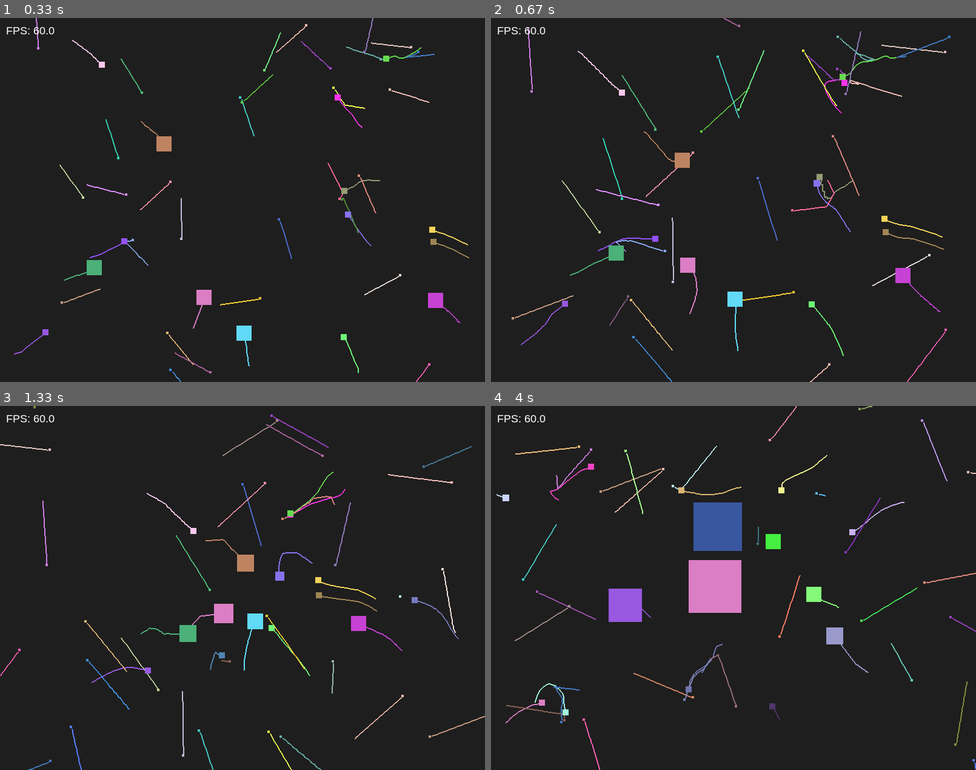
Above: before the commit, frames 1-4 (two rows, left to right).
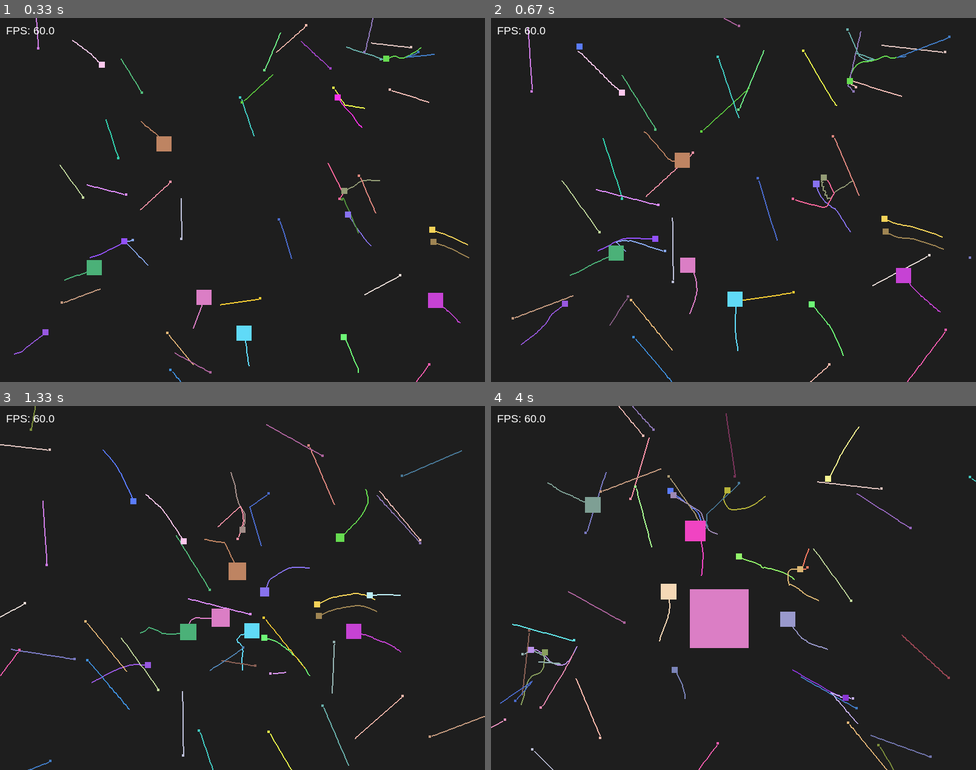
Above: after the commit, the same moments.

Repository: eliotjerusalmi/lab8-pygame
Game: pygame game, started from main.py
Two runs of this game, one before a commit and one after it. Both use one fixed random seed, a clock stepped at 60 frames per second and the inputs below.
Inputs:
- Up to frame 1 (0.33 s): no input
- Up to frame 2 (0.67 s): no input
- Up to frame 3 (1.33 s): no input
- Up to frame 4 (4 s): no input

Frame 1 is identical in both runs. In frame 2, 0.3% of the frame differs, in the area x 17-99%, y 2-82%; in frame 3, 2.8%; in frame 4, 7.9%, in the area x 0-100%, y 0-100%.

Commit message:
exam: q10 - boids: screen wrapping

Diff:
--- a/boids_exam.py
+++ b/boids_exam.py
@@ -34,7 +34,7 @@
     COHESION_STEER_STRENGTH: float = 5  # How strongly boids steer toward center of mass of neighbors (vector-based)
 
     # Wall warp or bounce
-    WALL_BEHAVIOR: str = "bounce"  # "wrap" or "bounce"
+    WALL_BEHAVIOR: str = "wrap"  # "wrap" or "bounce"
 
 
 
@@ -59,8 +59,15 @@
     # Screen wrapping: if a boid goes off one edge of the screen,
     # it should reappear on the opposite edge
     def _screen_wrap(self) -> None:
-        pass
-
+     if self.x < 0:
+        self.x = config.WIDTH
+     elif self.x > config.WIDTH:
+        self.x = 0
+
+        if self.y < 0:
+                self.y = config.HEIGHT
+        elif self.y > config.HEIGHT:
+            self.y = 0
     # Default wall behavior is bounce: if a boid hits the edge of the screen,
     # it should bounce back in the opposite direction
     def _screen_bounce(self) -> None:
--- a/main.py
+++ b/main.py
@@ -7,7 +7,7 @@
 # Window settings
 WIDTH, HEIGHT = 800, 600
 SCREEN = pygame.display.set_mode((WIDTH, HEIGHT))
-pygame.display.set_caption("Lab - Moving Squares (Trails)")
+pygame.display.set_caption("Lab - Animated Growth")
 
 CLOCK = pygame.time.Clock()
 FPS = 60
@@ -16,18 +16,21 @@
 BACKGROUND_COLOR = (30, 30, 30)
 FPS_COLOR = (255, 255, 255)
 
-# Square settings
+# Settings
 DIRECTION_CHANGE_INTERVAL = 4000
 FLEE_DISTANCE = 15
 RANDOM_DIRECTION_STRENGTH = 0.35
 MIN_LIFESPAN_MS = 5000
 MAX_LIFESPAN_MS = 12000
 
-# Eating++ settings
+# Eating++
 GROWTH_FACTOR = 0.4
 MAX_SIZE = 120
 
-# Trails settings
+# Animated growth
+GROWTH_SPEED = 500  # ms
+
+# Trails
 TRAILS_LENGTH = 30
 
 
@@ -35,6 +38,9 @@
     def __init__(self, size):
         self.original_size = size
         self.size = size
+
+        self.target_size = size
+        self.growth_start_time = None
 
         self.x = random.uniform(0, WIDTH - self.size)
         self.y = random.uniform(0, HEIGHT - self.size)
@@ -59,15 +65,25 @@
     def update_speed(self):
         self.speed = max(40, 220 - self.size * 2)
 
-    def grow(self, prey_size):
+    def start_growth(self, prey_size):
         growth_amount = prey_size * GROWTH_FACTOR
-        self.size = min(MAX_SIZE, self.size + growth_amount)
+        self.target_size = min(MAX_SIZE, self.size + growth_amount)
+        self.growth_start_time = pygame.time.get_ticks()
+
+    def update_growth(self, current_time):
+        if self.growth_start_time is None:
+            return
+
+        elapsed = current_time - self.growth_start_time
+
+        if elapsed >= GROWTH_SPEED:
+            self.size = self.target_size
+            self.growth_start_time = None
+        else:
+            t = elapsed / GROWTH_SPEED
+            self.size = self.size + (self.target_size - self.size) * t
+
         self.update_speed()
-
-        direction_x, direction_y = normalize_vector(self.vx, self.vy)
-        if direction_x != 0 or direction_y != 0:
-            self.vx = direction_x * self.speed
-            self.vy = direction_y * self.speed
 
     def get_rect(self):
         return pygame.Rect(int(self.x), int(self.y), int(self.size), int(self.size))
@@ -111,17 +127,8 @@
             self.trail.pop(0)
 
     def draw_trail(self, surface):
-        if len(self.trail) < 2:
-            return
-
         for i in range(1, len(self.trail)):
-            pygame.draw.line(
-                surface,
-                self.color,
-                self.trail[i - 1],
-                self.trail[i],
-                2
-            )
+            pygame.draw.line(surface, self.color, self.trail[i - 1], self.trail[i], 2)
 
     def draw(self, surface):
         pygame.draw.rect(surface, self.color, self.get_rect())
@@ -143,7 +150,6 @@
 
                 if square.size < other.size:
                     ox, oy = other.center()
-
                     dx = sx - ox
                     dy = sy - oy
                     distance = vector_length(dx, dy)
@@ -151,25 +157,20 @@
                     if 0 < distance < FLEE_DISTANCE:
                         strength = (FLEE_DISTANCE - distance) / FLEE_DISTANCE
                         away_x, away_y = normalize_vector(dx, dy)
-
                         flee_x += away_x * strength
                         flee_y += away_y * strength
 
             if vector_length(flee_x, flee_y) > 0:
                 flee_x, flee_y = normalize_vector(flee_x, flee_y)
 
-                random_angle = random.uniform(0, 2 * math.pi)
-                rand_x = math.cos(random_angle)
-                rand_y = math.sin(random_angle)
-
-                final_x = flee_x + rand_x * RANDOM_DIRECTION_STRENGTH
-                final_y = flee_y + rand_y * RANDOM_DIRECTION_STRENGTH
-
-                if vector_length(final_x, final_y) > 0:
-                    final_x, final_y = normalize_vector(final_x, final_y)
-
-                    square.vx = final_x * square.speed
-                    square.vy = final_y * square.speed
+                rand_angle = random.uniform(0, 2 * math.pi)
+                final_x = flee_x + math.cos(rand_angle) * RANDOM_DIRECTION_STRENGTH
+                final_y = flee_y + math.sin(rand_angle) * RANDOM_DIRECTION_STRENGTH
+
+                final_x, final_y = normalize_vector(final_x, final_y)
+
+                square.vx = final_x * square.speed
+                square.vy = final_y * square.speed
 
 
 def check_collision(a, b):
@@ -182,9 +183,7 @@
 
 def normalize_vector(x, y):
     length = vector_length(x, y)
-    if length == 0:
-        return 0, 0
-    return x / length, y / length
+    return (0, 0) if length == 0 else (x / length, y / length)
 
 
 def handle_chasing(squares):
@@ -200,70 +199,52 @@
 
             if square.size > other.size:
                 ox, oy = other.center()
-
                 dx = ox - sx
                 dy = oy - sy
-                distance = vector_length(dx, dy)
-
-                if distance > 0:
-                    strength = 1 / distance
-                    toward_x, toward_y = normalize_vector(dx, dy)
-
-                    chase_x += toward_x * strength
-                    chase_y += toward_y * strength
+                dist = vector_length(dx, dy)
+
+                if dist > 0:
+                    strength = 1 / dist
+                    tx, ty = normalize_vector(dx, dy)
+                    chase_x += tx * strength
+                    chase_y += ty * strength
 
         if vector_length(chase_x, chase_y) > 0:
             chase_x, chase_y = normalize_vector(chase_x, chase_y)
-
             square.vx = chase_x * square.speed
             square.vy = chase_y * square.speed
 
 
 def create_mixed_squares():
-    squares = []
-
-    for _ in range(5):
-        squares.append(Square(25))
-
-    for _ in range(10):
-        squares.append(Square(10))
-
-    for _ in range(30):
-        squares.append(Square(4))
-
-    return squares
+    return (
+        [Square(25) for _ in range(5)] +
+        [Square(10) for _ in range(10)] +
+        [Square(4) for _ in range(30)]
+    )
 
 
 def handle_eating(squares):
-    new_squares = squares.copy()
-    eaten_indexes = set()
+    new = squares.copy()
+    eaten = set()
 
     for i in range(len(squares)):
         for j in range(i + 1, len(squares)):
-            if i in eaten_indexes or j in eaten_indexes:
+            if i in eaten or j in eaten:
                 continue
 
-            a = squares[i]
-            b = squares[j]
+            a, b = squares[i], squares[j]
 
             if check_collision(a, b):
                 if a.size > b.size:
-                    a.grow(b.size)
-                    new_squares[j] = Square(b.original_size)
-                    eaten_indexes.add(j)
-
+                    a.start_growth(b.size)
+                    new[j] = Square(b.original_size)
+                    eaten.add(j)
                 elif b.size > a.size:
-                    b.grow(a.size)
-                    new_squares[i] = Square(a.original_size)
-                    eaten_indexes.add(i)
-
-    return new_squares
-
-
-def draw_fps(surface, clock, font):
-    fps = clock.get_fps()
-    fps_text = font.render(f"FPS: {fps:.1f}", True, FPS_COLOR)
-    surface.blit(fps_text, (10, 10))
+                    b.start_growth(a.size)
+                    new[i] = Square(a.original_size)
+                    eaten.add(i)
+
+    return new
 
 
 def main():
@@ -271,48 +252,45 @@
     font = pygame.font.SysFont("Arial", 18)
 
     running = True
-    last_direction_change = pygame.time.get_ticks()
+    last_dir_change = pygame.time.get_ticks()
 
     while running:
         delta_time = CLOCK.tick(FPS) / 1000.0
 
-        for event in pygame.event.get():
-            if event.type == pygame.QUIT:
+        for e in pygame.event.get():
+            if e.type == pygame.QUIT:
                 running = False
 
-        current_time = pygame.time.get_ticks()
-
-        if current_time - last_direction_change >= DIRECTION_CHANGE_INTERVAL:
-            for square in squares:
-                square.set_random_direction()
-            last_direction_change = current_time
+        now = pygame.time.get_ticks()
+
+        if now - last_dir_change >= DIRECTION_CHANGE_INTERVAL:
+            for s in squares:
+                s.set_random_direction()
+            last_dir_change = now
 
         handle_chasing(squares)
         Square.handle_fleeing(squares)
 
-        for square in squares:
-            square.move(delta_time)
+        for s in squares:
+            s.move(delta_time)
+            s.update_growth(now)
 
         squares = handle_eating(squares)
 
-        updated = []
-        for square in squares:
-            if square.is_expired(current_time):
-                updated.append(Square(square.original_size))
-            else:
-                updated.append(square)
-
-        squares = updated
+        squares = [
+            Square(s.original_size) if s.is_expired(now) else s
+            for s in squares
+        ]
 
         SCREEN.fill(BACKGROUND_COLOR)
 
-        for square in squares:
-            square.draw_trail(SCREEN)
-
-        for square in squares:
-            square.draw(SCREEN)
-
-        draw_fps(SCREEN, CLOCK, font)
+        for s in squares:
+            s.draw_trail(SCREEN)
+        for s in squares:
+            s.draw(SCREEN)
+
+        fps_text = font.render(f"FPS: {CLOCK.get_fps():.1f}", True, FPS_COLOR)
+        SCREEN.blit(fps_text, (10, 10))
 
         pygame.display.flip()
 
Not shown, changed: MY_EXAM.md
